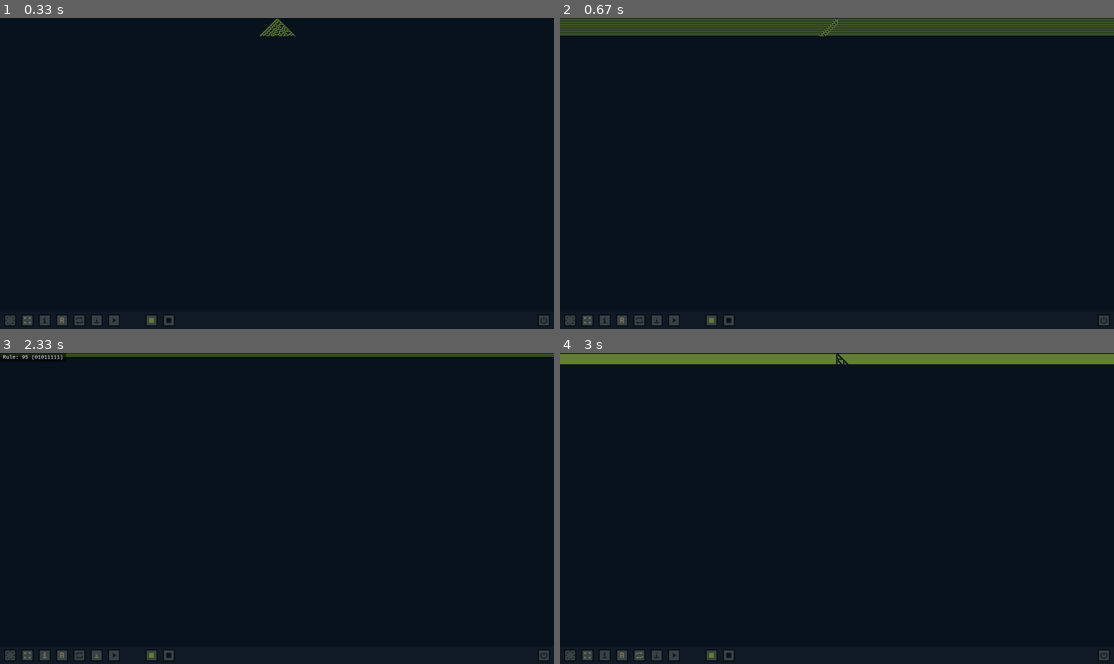
Above: before the commit, frames 1-4 (two rows, left to right).
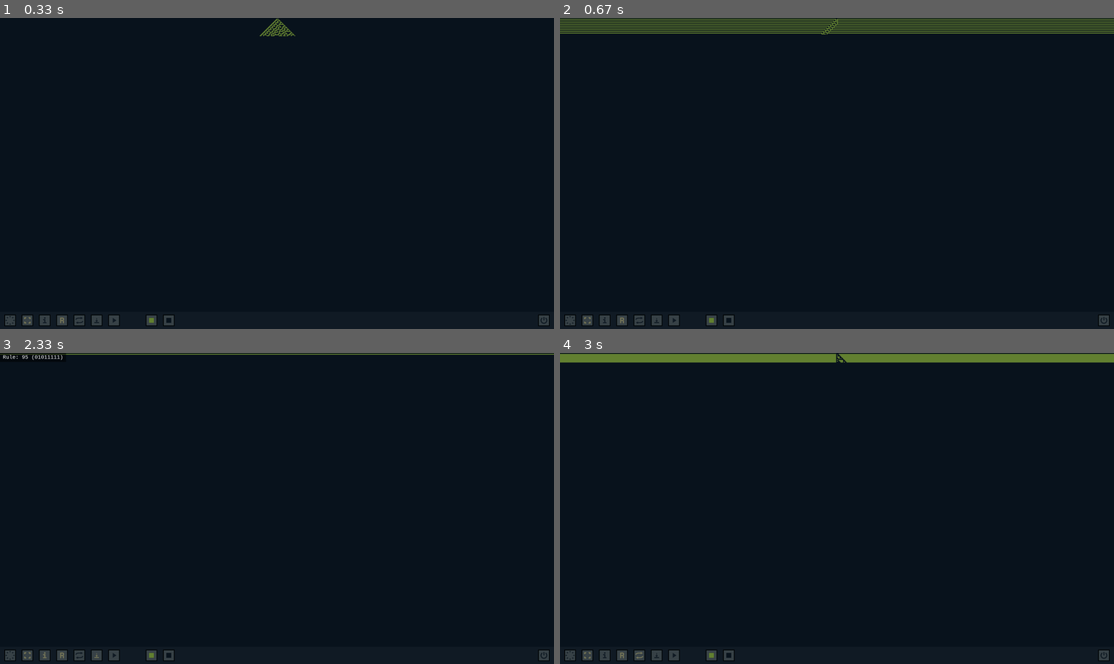
Above: after the commit, the same moments.

Repository: Dyretna/ca_simulator
Game: pygame game, started from run.py
Same seed, same stepped clock (60 frames per second), same inputs: the game is played once before the commit and once after it.
Inputs (mouse positions are in pixels of both pictures, inside the frame that each line leads up to):
- Up to frame 1 (0.33 s): no input
- Up to frame 2 (0.67 s): tap Space at 0.33 s
- Up to frame 3 (2.33 s): hold A 0.67-1.2 s; move the mouse to (454, 499) at 0.7 s; tap Space at 0.73, 1.03, 1.3, 1.97, 2.27 s; tap F at 0.82, 2.05 s; hold S 1.23-1.53 s; move the mouse to (144, 511) at 1.27 s; tap I at 1.38 s; click (105, 583) at 1.62 s; hold A 1.9-2.3 s; move the mouse to (360, 399) at 1.93 s
- Up to frame 4 (3 s): hold S 2.33-2.7 s; move the mouse to (903, 536) at 2.37 s; tap Space at 2.4, 2.8 s; tap I at 2.48 s; hold A from 2.73 s (still down); move the mouse to (848, 402) at 2.77 s

Frame 1 is identical in both runs. In frame 2, 0.4% of the frame differs, in the area x 0-100%, y 5-6%; in frame 3, 0.4%; in frame 4, 0.8%, in the area x 0-100%, y 2-4%.

Commit message:
- renamed PygameRunner → CASimulator - removed old Controller class (CASimulator now handles all input directly) - added first explicit RunState-based simulation state machine - integrated event routing into CASimulator main loop - kept settings/colorpicker as simple modal overlays outside RunState

Diff:
--- a/run.py
+++ b/run.py
@@ -1,7 +1,7 @@
 # run_pygame
 
-from pygame_automata.pygame_runner import PygameRunner
+from pygame_automata.ca_simulator import CASimulator
 
-runner = PygameRunner()
+runner = CASimulator()
 
 runner.run()
--- a/src/pygame_automata/pygame_runner.py
+++ b/src/pygame_automata/ca_simulator.py
@@ -21,20 +21,28 @@
 """
 
 import os
+from enum import Enum, auto
 
 import pygame
 
 from .config import Config
 from .core.ca_engine import CAEngine
 from .ui.actions import Actions
-from .ui.controller import Controller
 from .ui.theme import DEFAULT_FONT
 from .ui.views.colorpicker import ColorPicker
 from .ui.views.settings_screen import SettingsScreen
 from .ui.views.ui_bar import UIBar
 
 
-class PygameRunner:
+class RunState(Enum):
+    INITIALIZATION = auto()
+    RUNNING = auto()
+    IDLE = auto()
+    RESET = auto()
+    QUIT = auto()
+
+
+class CASimulator:
     """
     Main pygame-based runner for the CAEngine.
     """
@@ -55,7 +63,7 @@
 
         # timing
         self.clock = pygame.time.Clock()
-        self.running = False
+        self.fps = 60
 
         # core engine
         self.ruleset_code: int = 30
@@ -74,7 +82,7 @@
         self.settings_screen = SettingsScreen(self)
         self.colorpicker = ColorPicker(self)
         self.ui_bar = UIBar(self)
-        self.controller = Controller(self)
+        self.state = RunState.INITIALIZATION
 
         self.save_flag = False
         self.display_changes = False
@@ -85,7 +93,8 @@
     def run(self) -> None:
         """Main execution loop."""
 
-        self.running = True
+        # self state is running
+        self._set_state(RunState.RUNNING)
         self.ca_surface.fill(self.config.colors.ca_bg_color)
         print(f"Ruleset Bitsize: {self.config.engine.bit_size}")
         print(f"First Rule: {self.ruleset_code}")
@@ -95,40 +104,58 @@
         self.ui_bar.draw(self.screen)
         pygame.display.flip()
 
-        while self.running:
-            # INPUT
-            for event in pygame.event.get():
-                self.controller.handle(event)
-
-            # SIMULATION always runs unless settings or colorpicker is open
-            if (
-                not self.settings_screen.is_active()
-                and not self.colorpicker.is_active()
-            ):
-                # normal step
-                cells = self.engine.step()
-                self._draw_generation(cells)
-
-                # reset when full
-                if self.engine.simulation_done(self.config.display.height):
-                    if self._handle_post_sim():
-                        # autorun OFF -> freeze on final frame
-                        continue
+        while self.state != RunState.QUIT:
+            if self.state == RunState.RUNNING:
+                # INPUT
+                for event in pygame.event.get():
+                    self._handle_event(event)
+
+                # SIMULATION always runs unless settings or colorpicker is open
+                if (
+                    not self.settings_screen.is_active()
+                    and not self.colorpicker.is_active()
+                ):
+                    # normal step
+                    cells = self.engine.step()
+                    self._step(cells)
+
+                    # reset when full
+                    if self.engine.simulation_done(self.config.display.height):
+                        self._set_state(RunState.IDLE)
+
+            elif self.state == RunState.IDLE:
+                end = pygame.time.get_ticks() + self.config.engine.post_sim_pause_ms
+
+                # autorun ON -> pause, then save, then reset
+                while pygame.time.get_ticks() < end:
+                    for event in pygame.event.get():
+                        self._handle_event(event)
+                    self._draw_ui_frame()
+                    self.clock.tick(self.fps)
+                    if self.save_flag:
+                        self._save()
+
+                if self.config.general.auto_run:
+                    self._set_state(RunState.RESET)
+
+            elif self.state == RunState.RESET:
+                self._reset_simulation()
+                self._set_state(RunState.RUNNING)
 
             # draw ui and settings
             self._draw_ui_frame()
-            self.clock.tick(60)
+            self.clock.tick(self.fps)
 
         print("Exiting...")
         pygame.quit()
 
     def play(self):
         """Plays next or resets the simulation"""
-        self._reset_simulation()
+        self._set_state(RunState.RESET)
 
     def quit(self) -> None:
         """Stops the main loop, which quits Pygame."""
-        self.running = False
+        self._set_state(RunState.QUIT)
 
     # --- Settings ---
 
@@ -186,7 +213,7 @@
     # Render
     # ------------------------------------------------------------------
 
-    def _draw_generation(self, cells) -> None:
+    def _step(self, cells) -> None:
         """Draw one CA generation row onto the CA surface."""
 
         y = self.engine.generation * self.engine.cell_size
@@ -219,31 +246,6 @@
             self.colorpicker.draw(self.screen)
         pygame.display.flip()
 
-    def _handle_post_sim(self):
-        end = pygame.time.get_ticks() + self.config.engine.post_sim_pause_ms
-
-        # autorun OFF -> freeze on final frame only
-        if not self.config.general.auto_run:
-            while pygame.time.get_ticks() < end:
-                for event in pygame.event.get():
-                    self.controller.handle(event)
-                self._draw_ui_frame()
-                self.clock.tick(60)
-                if self.save_flag:
-                    self._save()
-            return
-
-        # autorun ON -> pause, then save, then reset
-        while pygame.time.get_ticks() < end:
-            for event in pygame.event.get():
-                self.controller.handle(event)
-            self._draw_ui_frame()
-            self.clock.tick(60)
-            if self.save_flag:
-                self._save()
-
-        self._reset_simulation()
-
     def _draw_info(self) -> None:
         """Draw the info overlay on top of the CA surface."""
 
@@ -265,8 +267,32 @@
         self.screen.blit(text, (padding, padding // 2))
 
     # --------------------------------------------------------
-    # initialize, reset, save
+    # initialize, reset, save, set state
     # --------------------------------------------------------
+
+    def _handle_event(self, event: pygame.event.Event) -> None:
+        """
+        Handle a single pygame event.
+
+        Global events (QUIT, keyboard shortcuts) are handled directly.
+        """
+        if event.type == pygame.QUIT:
+            self.runner.actions.quit()
+            return
+
+        elif self.settings_screen.is_active():
+            self.settings_screen.handle_event(event)
+            return
+
+        elif self.colorpicker.is_active():
+            self.colorpicker.handle_event(event)
+
+        else:
+            self.ui_bar.handle_event(event)
+            return
+
+    def _set_state(self, state: RunState):
+        self.state = state
 
     def _initialize_pygame(self) -> None:
         # recreate display
--- a/src/pygame_automata/ui/actions.py
+++ b/src/pygame_automata/ui/actions.py
@@ -1,14 +1,14 @@
 from typing import TYPE_CHECKING, Tuple
 
 if TYPE_CHECKING:
-    from ..pygame_runner import PygameRunner
+    from ..ca_simulator import CASimulator
 
 
 ColorTuple = Tuple[int, int, int, int]
 
 
 class Actions:
-    def __init__(self, runner: "PygameRunner"):
+    def __init__(self, runner: "CASimulator"):
         self.runner = runner
         self.config = runner.config
 
--- a/src/pygame_automata/ui/controller.py
+++ /dev/null
@@ -1,53 +0,0 @@
-# src/pygame_automata/ui/pygame_ui/controller.py
-
-from typing import TYPE_CHECKING
-
-import pygame
-
-if TYPE_CHECKING:
-    from ..pygame_runner import PygameRunner
-
-
-class Controller:
-    """
-    Central input controller.
-
-    Receives all pygame events and routes them to the active UI view.
-    Keyboard input is interpreted as global runner controls.
-    If the settings the settings view is active, the event is sent to its own
-    handler that does global-to-local position calculations.
-    """
-
-    def __init__(self, runner: "PygameRunner"):
-        """
-        Parameters
-        ----------
-        runner : PygameRunner
-            Reference to the main runner instance.
-        """
-        self.runner = runner
-        self.config = runner.config
-        self.settings_screen = runner.settings_screen
-        self.colorpicker = runner.colorpicker
-        self.ui_bar = runner.ui_bar
-
-    def handle(self, event: pygame.event.Event) -> None:
-        """
-        Handle a single pygame event.
-
-        Global events (QUIT, keyboard shortcuts) are handled directly.
-        """
-        if event.type == pygame.QUIT:
-            self.runner.actions.quit()
-            return
-
-        elif self.settings_screen.is_active():
-            self.settings_screen.handle_event(event)
-            return
-
-        elif self.colorpicker.is_active():
-            self.colorpicker.handle_event(event)
-
-        else:
-            self.ui_bar.handle_event(event)
-            return
--- a/src/pygame_automata/ui/views/colorpicker.py
+++ b/src/pygame_automata/ui/views/colorpicker.py
@@ -6,14 +6,14 @@
 from ..theme import DEFAULT_FONT, SETTINGS_PANEL_BG, TITLE_FONT
 
 if TYPE_CHECKING:
-    from ...pygame_runner import PygameRunner
+    from ...ca_simulator import CASimulator
 
 
 ColorTuple = Tuple[int, int, int, int]
 
 
 class ColorPicker:
-    def __init__(self, runner: "PygameRunner"):
+    def __init__(self, runner: "CASimulator"):
         self.runner = runner
         self.actions = runner.actions
         self.active: bool = False
--- a/src/pygame_automata/ui/views/settings_screen.py
+++ b/src/pygame_automata/ui/views/settings_screen.py
@@ -14,11 +14,11 @@
 from ..components import TextButton, TextButtonRow
 
 if TYPE_CHECKING:
-    from ...pygame_runner import PygameRunner
+    from ...ca_simulator import CASimulator
 
 
 class SettingsScreen:
-    def __init__(self, runner: "PygameRunner"):
+    def __init__(self, runner: "CASimulator"):
         self.config = runner.config
         self.actions = runner.actions
         self.active = False
--- a/src/pygame_automata/ui/views/ui_bar.py
+++ b/src/pygame_automata/ui/views/ui_bar.py
@@ -8,11 +8,11 @@
 from ..theme import UI_BAR_ALPHA, UI_BAR_BG
 
 if TYPE_CHECKING:
-    from ...pygame_runner import PygameRunner
+    from ...ca_simulator import CASimulator
 
 
 class UIBar:
-    def __init__(self, runner: "PygameRunner"):
+    def __init__(self, runner: "CASimulator"):
         self.runner = runner
         self.config = self.runner.config
         self.actions = self.runner.actions
